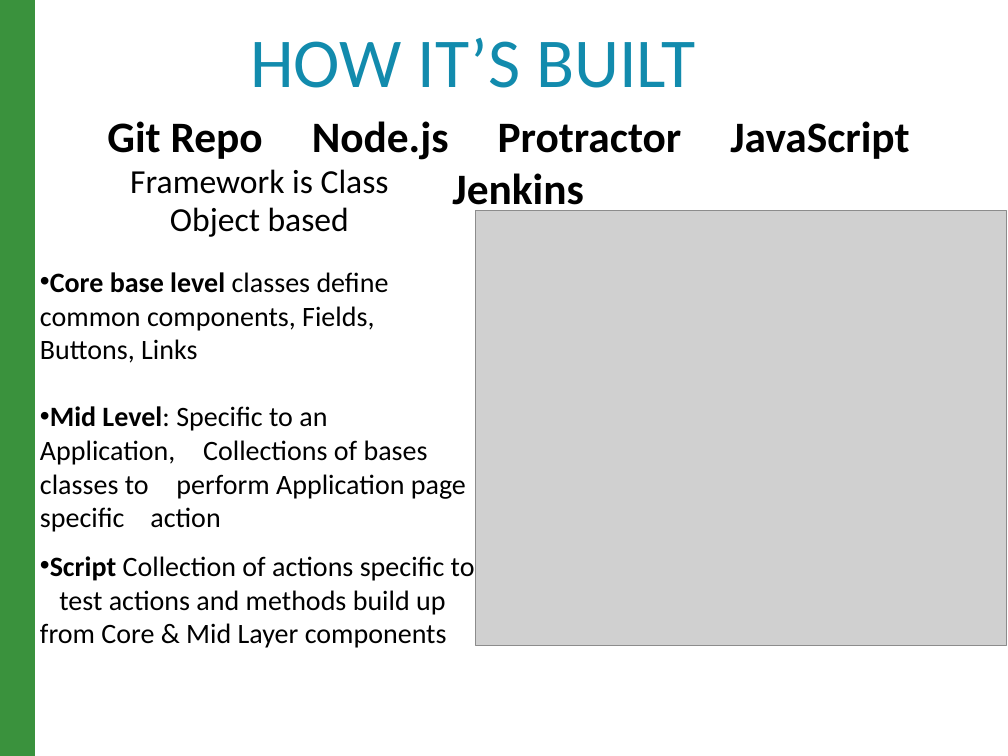
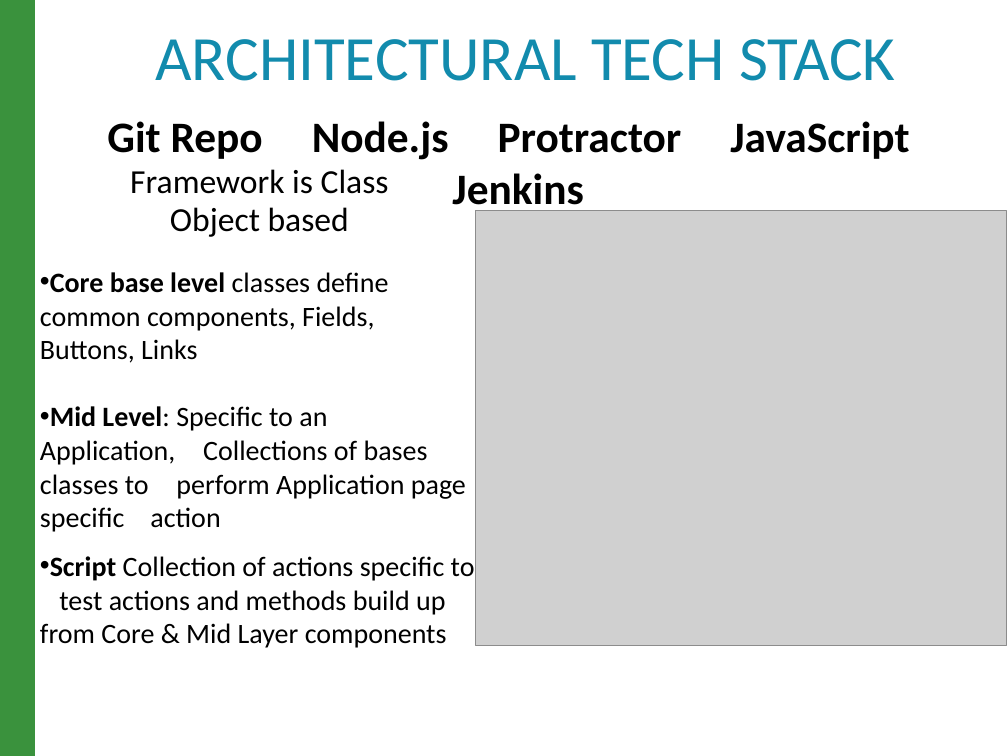
Before and after one commit to raghav9329/mainProf, a slide deck: slide 6 of CurrentWork_Delta/CX_StrategyPowerPoint.pptx (slide 15 before the commit). Drawn at 1008x756 pixels with LibreOffice and Linux fonts; fonts in the diff are those of the drawing; grey boxes stand for pictures. Boxes give left, top, right and bottom in pixels: in the first picture for what was removed or moved away, otherwise in the second. Text is boxed around its words. In the diff, an @@ line names an element or a change of style, - is before the commit and + after.

```diff
--- a/CurrentWork_Delta/CX_StrategyPowerPoint.pptx
+++ b/CurrentWork_Delta/CX_StrategyPowerPoint.pptx
@@ title at bbox=[156, 39, 896, 81]: text changed; size 50 to 45 pt @@
-HOW IT’S BUILT
+ARCHITECTURAL TECH STACK
```
Also in this commit, not shown: 10 other slides changed, 10 other files.
